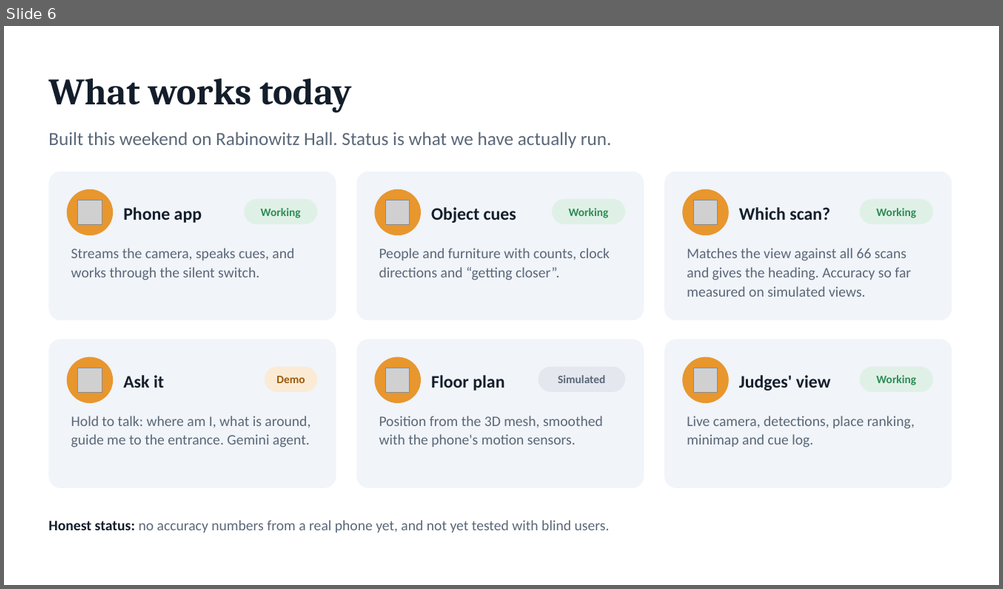
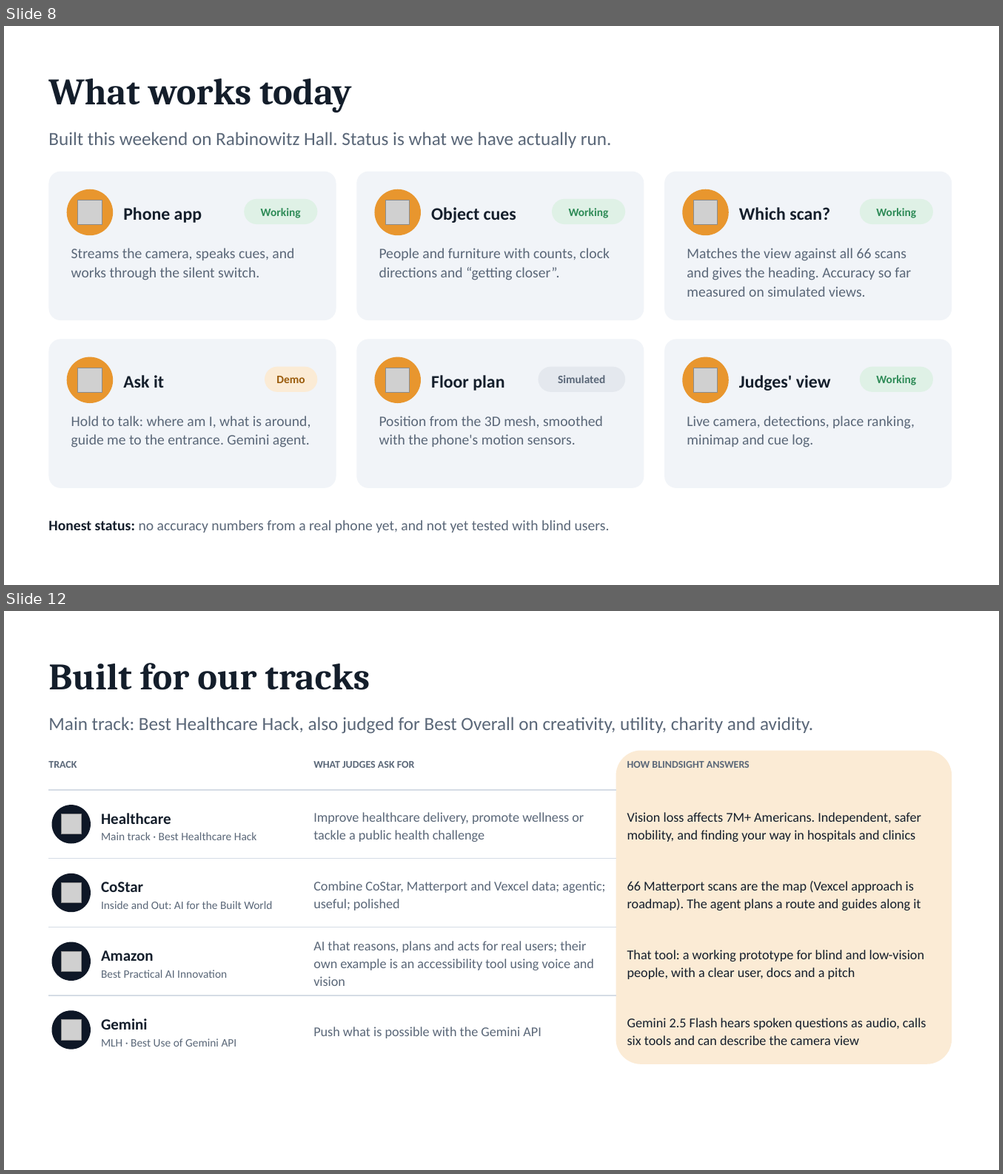
Before and after one commit to epicgdog/blindsight, a slide deck: slides/blindsight.pptx. Shown one above the other, each under a label of ours: slide 6 before the commit, slides 8 and 12 after it; the slides between them are not shown. The pictures are 1003x589 and 1003x1174 pixels, drawn with LibreOffice and Linux fonts; fonts in the diff are those of the drawing; grey boxes stand for pictures. Boxes give left, top, right and bottom in pixels: in the first picture for what was removed or moved away, otherwise in the second. Text is boxed around its words. In the diff, an @@ line names an element or a change of style, - is before the commit and + after.

Commit message:
slides: track slides for Healthcare, CoStar, Amazon, Gemini and Peri

```diff
--- a/slides/blindsight.pptx
+++ b/slides/blindsight.pptx
@@ slide 12 added at <box>4,611,999,1170</box>, background #FFFFFF @@
@@ text added at <box>48,663,370,690</box>, 36 pt, text #141E2B, bold @@
+Built for our tracks
@@ text added at <box>48,717,813,734</box>, 18 pt, text #5A6778 @@
+Main track: Best Healthcare Hack, also judged for Best Overall on creativity, utility, charity and avidity.
@@ text added at <box>48,761,77,768</box>, 10 pt, text #5A6778, bold @@
+TRACK
@@ text added at <box>313,761,415,768</box>, 10 pt, text #5A6778, bold @@
+WHAT JUDGES ASK FOR
@@ rounded rectangle added at <box>616,751,951,1065</box>, fill #FBEBD5 @@
@@ text added at <box>627,761,749,768</box>, 10 pt, text #5A6778, bold @@
+HOW BLINDSIGHT ANSWERS
@@ line added from (48, 790) to (616, 790), #D5DCE5 1 pt @@
@@ ellipse added at <box>52,805,91,844</box>, fill #0E1726 @@
@@ picture added at <box>61,814,81,834</box> @@
@@ text added at <box>101,813,257,840</box>, 11 pt, text #5A6778 @@
+Healthcare
+Main track · Best Healthcare Hack
@@ text added at <box>313,812,583,842</box>, 13 pt, text #5A6778 @@
+Improve healthcare delivery, promote wellness or tackle a public health challenge
@@ text added at <box>627,812,921,842</box>, 13 pt, text #141E2B @@
+Vision loss affects 7M+ Americans. Independent, safer mobility, and finding your way in hospitals and clinics
@@ line added from (48, 859) to (616, 859), #D5DCE5 1 pt @@
@@ ellipse added at <box>52,874,91,912</box>, fill #0E1726 @@
@@ picture added at <box>61,883,81,903</box> @@
@@ text added at <box>101,882,272,909</box>, 11 pt, text #5A6778 @@
+CoStar
+Inside and Out: AI for the Built World
@@ text added at <box>313,881,605,911</box>, 13 pt, text #5A6778 @@
+Combine CoStar, Matterport and Vexcel data; agentic; useful; polished
@@ text added at <box>627,881,920,911</box>, 13 pt, text #141E2B @@
+66 Matterport scans are the map (Vexcel approach is roadmap). The agent plans a route and guides along it
@@ line added from (48, 927) to (616, 927), #D5DCE5 1 pt @@
@@ ellipse added at <box>52,943,91,981</box>, fill #0E1726 @@
@@ text added at <box>313,941,594,986</box>, 13 pt, text #5A6778 @@
+AI that reasons, plans and acts for real users; their own example is an accessibility tool using voice and vision
@@ picture added at <box>61,951,81,971</box> @@
@@ text added at <box>101,951,227,978</box>, 11 pt, text #5A6778 @@
+Amazon
+Best Practical AI Innovation
@@ text added at <box>627,950,924,980</box>, 13 pt, text #141E2B @@
+That tool: a working prototype for blind and low-vision people, with a clear user, docs and a pitch
@@ line added from (48, 996) to (616, 996), #D5DCE5 1 pt @@
@@ ellipse added at <box>52,1011,91,1050</box>, fill #0E1726 @@
@@ picture added at <box>61,1020,81,1040</box> @@
@@ text added at <box>101,1019,237,1047</box>, 11 pt, text #5A6778 @@
+Gemini
+MLH · Best Use of Gemini API
@@ text added at <box>313,1027,540,1039</box>, 13 pt, text #5A6778 @@
+Push what is possible with the Gemini API
@@ text added at <box>627,1018,926,1045</box>, 13 pt, text #141E2B @@
+Gemini 2.5 Flash hears spoken questions as audio, calls six tools and can describe the camera view
@@ what was slide 6 is now slide 8 @@
```
Also in this commit, not shown: 3 slides changed, 4 other slides added, 15 other files.
